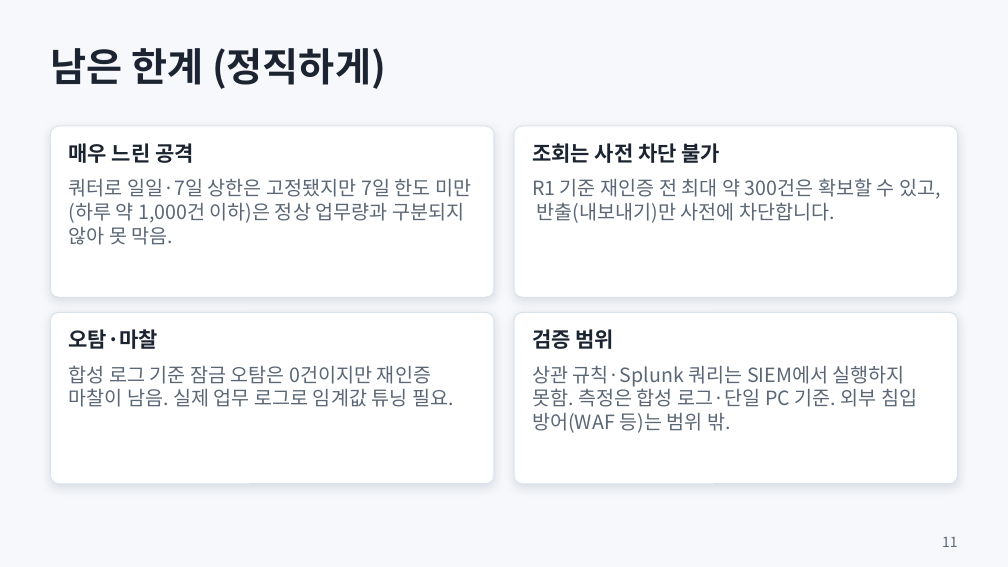
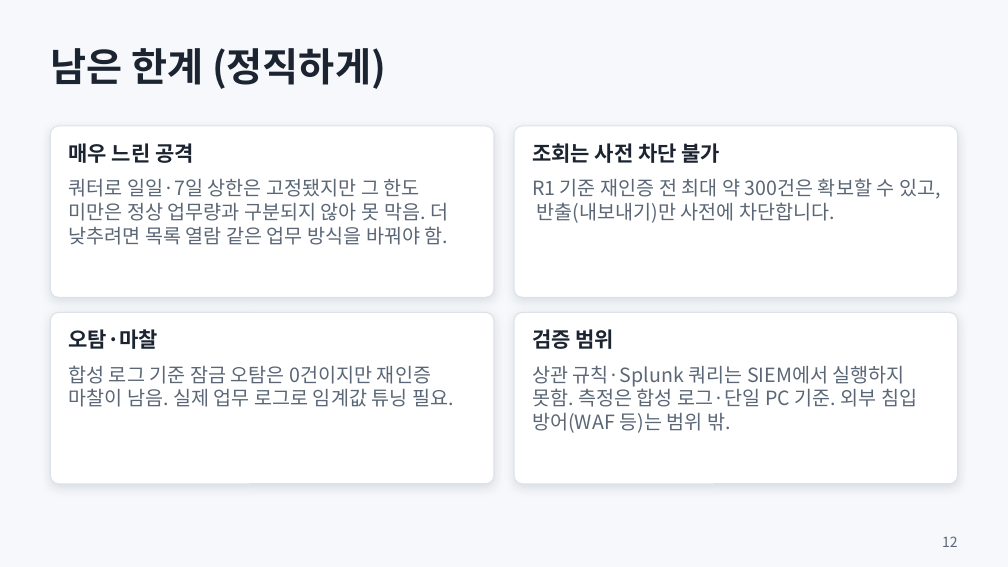
Before and after one commit to shk12170-dev/Defense-follow, a slide deck: slide 12 of docs/presentation.pptx (slide 11 before the commit). Drawn at 1008x567 pixels with LibreOffice and Linux fonts; fonts in the diff are those of the drawing. Boxes give left, top, right and bottom in pixels: in the first picture for what was removed or moved away, otherwise in the second. Text is boxed around its words. In the diff, an @@ line names an element or a change of style, - is before the commit and + after.

```diff
--- a/docs/presentation.pptx
+++ b/docs/presentation.pptx
@@ text at [68, 179, 449, 245]: text changed @@
-쿼터로 일일·7일 상한은 고정됐지만 7일 한도 미만(하루 약 1,000건 이하)은 정상 업무량과 구분되지 않아 못 막음.
+쿼터로 일일·7일 상한은 고정됐지만 그 한도 미만은 정상 업무량과 구분되지 않아 못 막음. 더 낮추려면 목록 열람 같은 업무 방식을 바꿔야 함.
@@ text at [942, 536, 958, 547]: text changed @@
-11
+12
```
Also in this commit, not shown: 6 other slides changed, 1 slide added, 15 other files.
